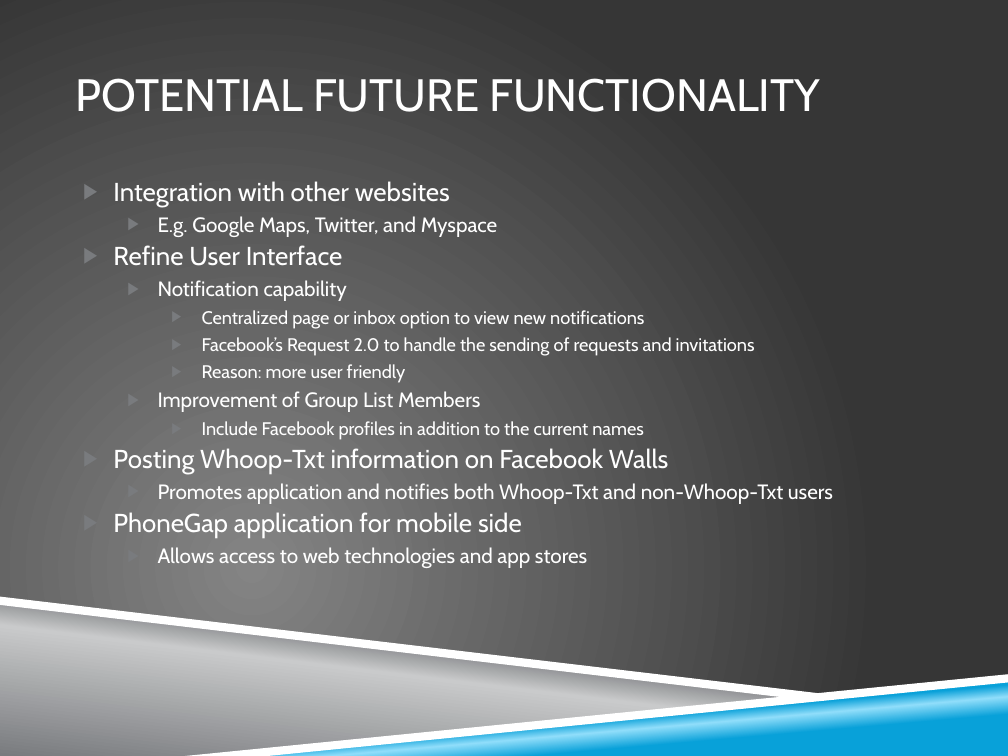
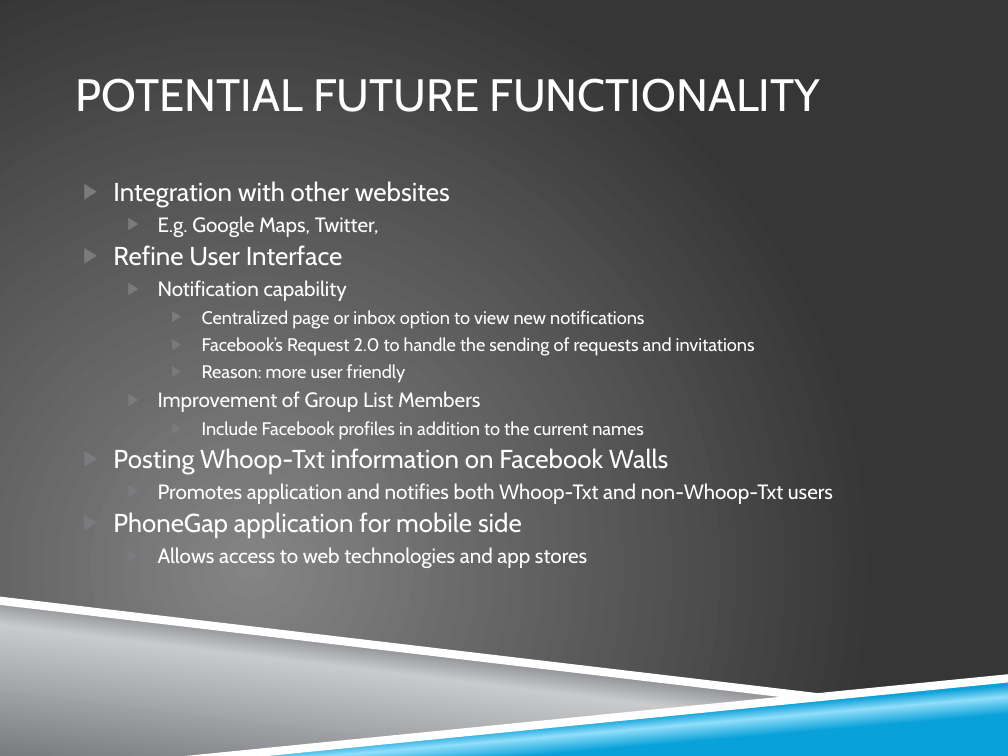
Before and after one commit to zkhalapyan/whoop-txt, a slide deck: slide 19 of doc/final_presentation.pptx. Drawn at 1008x756 pixels with LibreOffice and Linux fonts; fonts in the diff are those of the drawing; background and template pictures are left out. Boxes give left, top, right and bottom in pixels: in the first picture for what was removed or moved away, otherwise in the second. Text is boxed around its words. In the diff, an @@ line names an element or a change of style, - is before the commit and + after.

```diff
--- a/doc/final_presentation.pptx
+++ b/doc/final_presentation.pptx
@@ text at <box>158,216,379,237</box>: text changed @@
-  ▶ E.g. Google Maps, Twitter, and Myspace
+  ▶ E.g. Google Maps, Twitter,
```
Also in this commit, not shown: 3 other slides changed.
